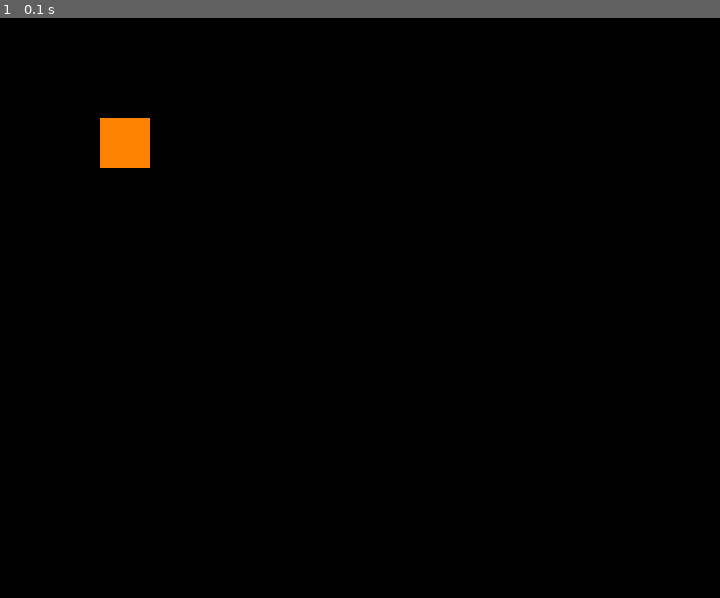
Above: before the commit, frame 1.
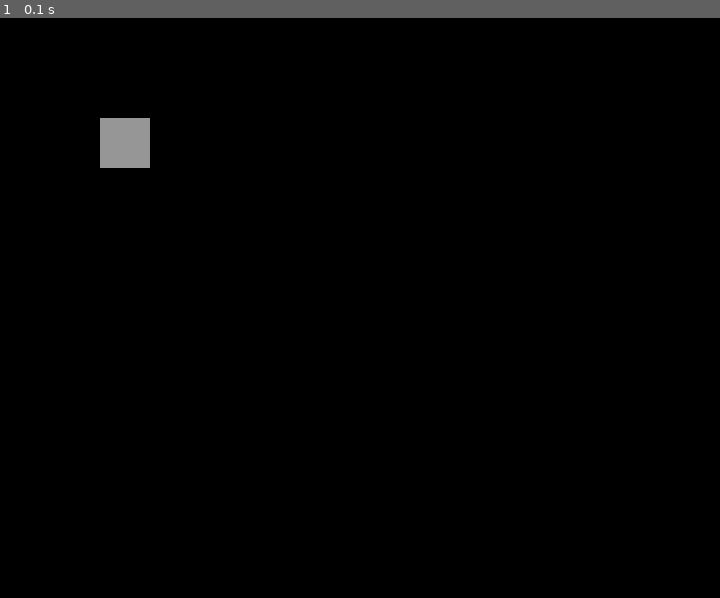
Above: after the commit, the same moment.

Repository: hokto/python-game
Game: pygame game, started from tetris.py
The game is run twice, just before and just after one commit, with the same random seed, the same clock (stepped at 60 frames per second) and the same inputs.
Inputs:
- Up to frame 1 (0.1 s): no input

The runs differ from the first frame. In frame 1, 0.6% of the frame differs, in the area x 13-21%, y 17-26%.

Commit message:
ステップ1の色の追加

Diff:
--- a/tetris.py
+++ b/tetris.py
@@ -18,7 +18,9 @@
     "Blue":(0,0,255,),
     "LightBlue":(0,255,255),
     "Yellow":(255,255,0),
-    "Orange":(255,130,0)}
+    "Orange":(255,130,0),
+    "LightGray":(150,150,150),
+    "Gray":(50,50,50)}
 
 # ゲーム終了関数
 def game_exit():
@@ -31,7 +33,7 @@
     while True:
         surface.fill(COLOR["Black"])
         # ステップ1:四角形の描画
-        pygame.draw.rect(surface,COLOR["Orange"],(100,100,BLOCK_SIZE,BLOCK_SIZE))
+        pygame.draw.rect(surface,COLOR["LightGray"],(100,100,BLOCK_SIZE,BLOCK_SIZE))
         pygame.display.update()
         pressed_keys = pygame.key.get_pressed() # 押されたキー情報を取得
         for event in pygame.event.get():
